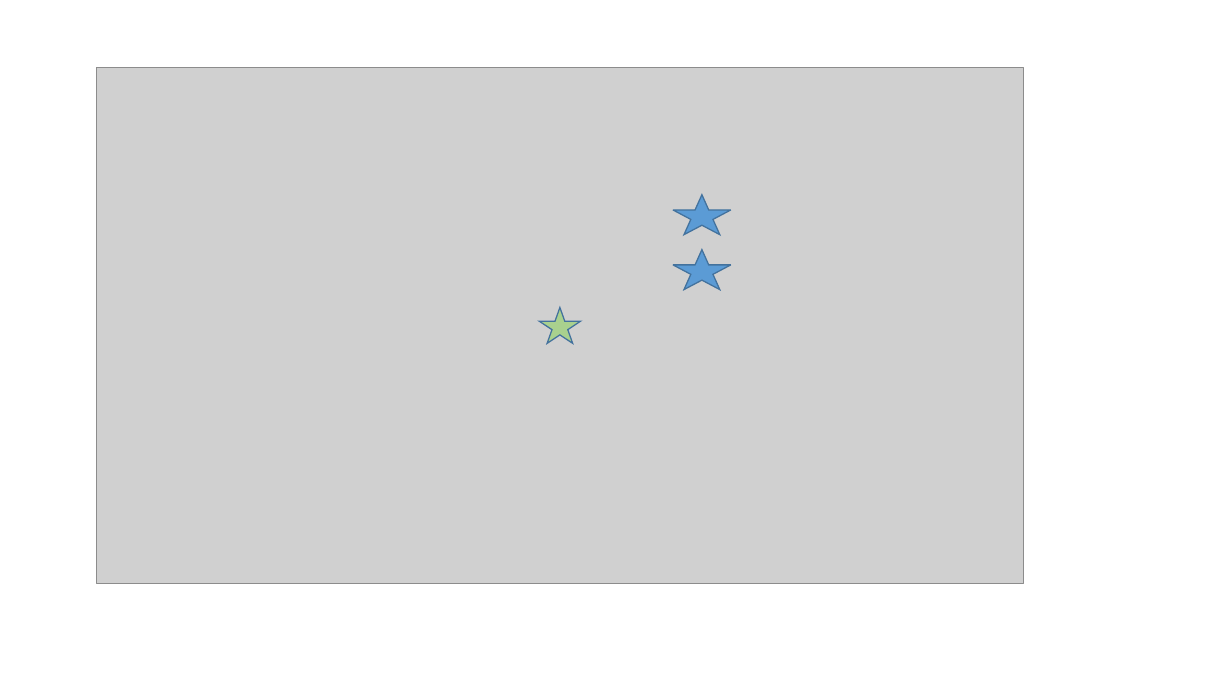
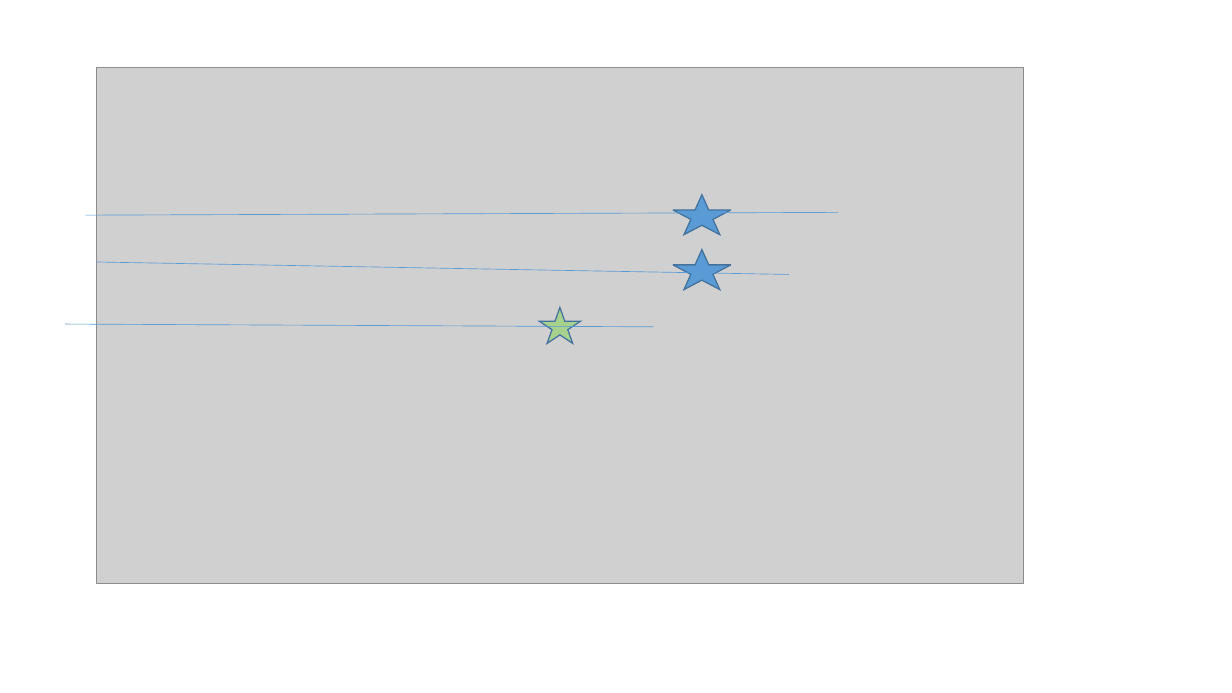
Before and after one commit to cri-hash/Progetto-Embedded, a slide deck: slide 2 of File Report/database/lista operazioni.pptx. Drawn at 1232x693 pixels with LibreOffice and Linux fonts; fonts in the diff are those of the drawing; grey boxes stand for pictures. Boxes give left, top, right and bottom in pixels: in the first picture for what was removed or moved away, otherwise in the second. Text is boxed around its words. In the diff, an @@ line names an element or a change of style, - is before the commit and + after.

```diff
--- a/File Report/database/lista operazioni.pptx
+++ b/File Report/database/lista operazioni.pptx
@@ line added from (86, 215) to (838, 213), #5B9BD5 0.5 pt @@
@@ line added from (96, 262) to (789, 274), #5B9BD5 0.5 pt @@
@@ line added from (65, 324) to (653, 327), #5B9BD5 0.5 pt @@
```
Also in this commit, not shown: 1 other slide changed, 4 other files.
